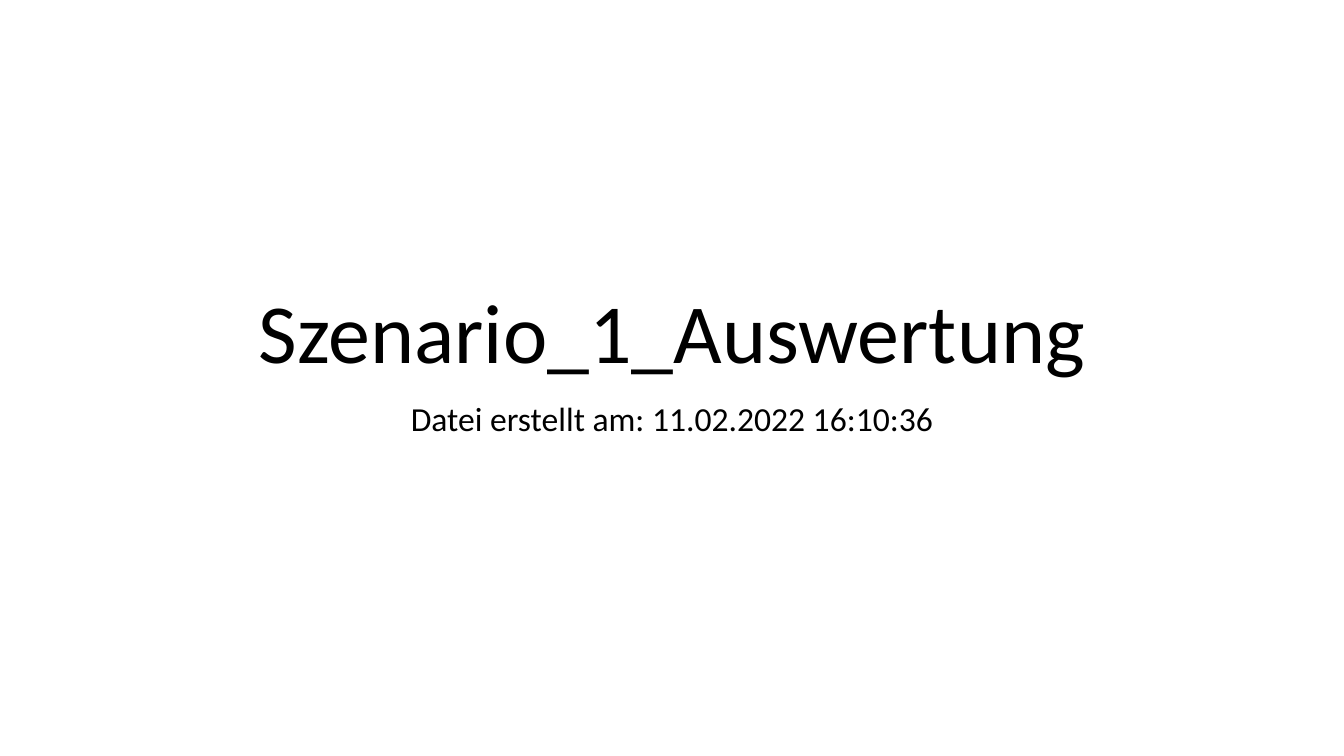
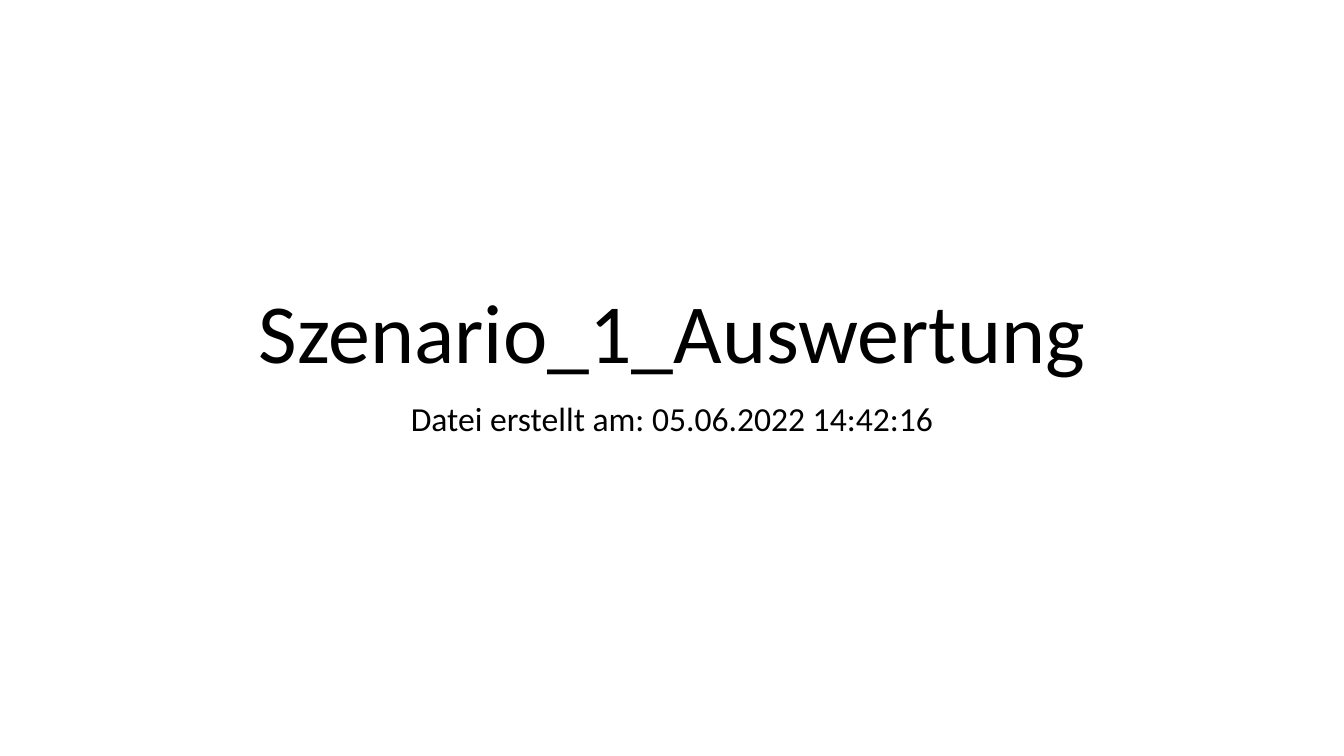
Before and after one commit to Zooaal/Datengenerator-fuer-Daten-mit-Bias, a slide deck: slide 1 of Tableau/Szenario_1_Auswertung.pptx. Drawn at 1344x756 pixels with LibreOffice and Linux fonts; fonts in the diff are those of the drawing. Boxes give left, top, right and bottom in pixels: in the first picture for what was removed or moved away, otherwise in the second. Text is boxed around its words. In the diff, an @@ line names an element or a change of style, - is before the commit and + after.

```diff
--- a/Tableau/Szenario_1_Auswertung.pptx
+++ b/Tableau/Szenario_1_Auswertung.pptx
@@ subtitle at [411, 407, 933, 432]: text changed @@
-Datei erstellt am: 11.02.2022 16:10:36
+Datei erstellt am: 05.06.2022 14:42:16
```
Also in this commit, not shown: 3 slides added, 16 other files.
